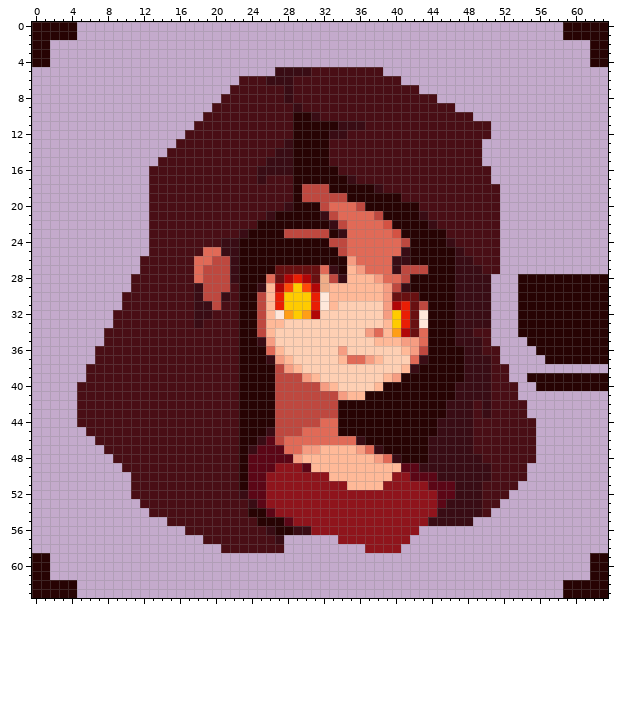
Two versions of one pixel-art sprite, Roguelike_unity/Assets/Art/UI/Face_Mage.png. The first picture shows the starting point.
The file is 64x64 pixels. Colours within 5 levels of each other are drawn and written as one.
Now the later version:
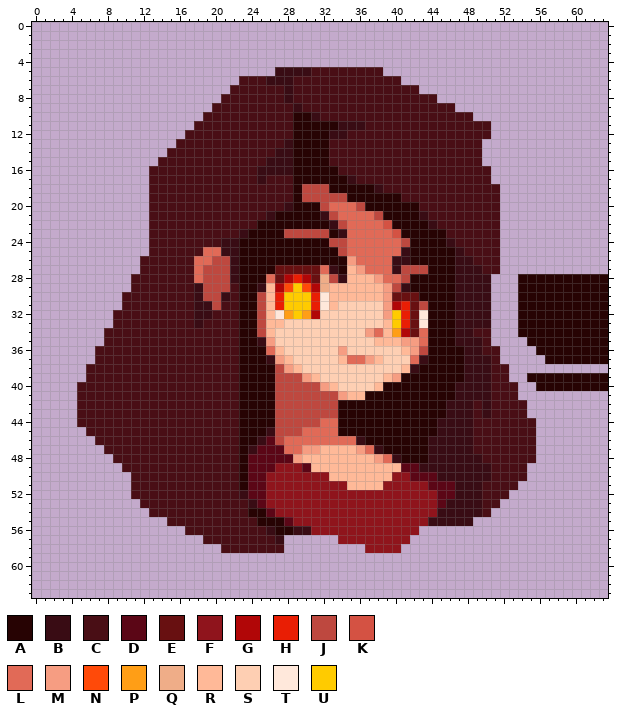
Palette (. is transparent): A #270303  B #390c14  C #490e15  D #5b0616  E #681011  F #8f141c  G #b10607  H #e91e04  J #be483f  K #d45243  L #e16a57  M #f69d82  N #ff4a09  P #ff9e16  Q #efad88  R #ffb998  S #fecfb3  T #ffe8db  U #ffcb00
The edit:
Colour A is removed in rows 0 to 1 at x 0 to 4 and 59 to 63; in rows 2 to 4 at x 0 to 1 and 62 to 63; in rows 59 to 61 at x 0 to 1 and 62 to 63; in rows 62 to 63 at x 0 to 4 and 59 to 63.
Boxes around the changes in both pictures, in picture pixels (x1, y1, x2, y2):
erased: (32, 22, 77, 67)
erased: (563, 22, 608, 67)
erased: (32, 553, 77, 598)
erased: (563, 553, 608, 598)
